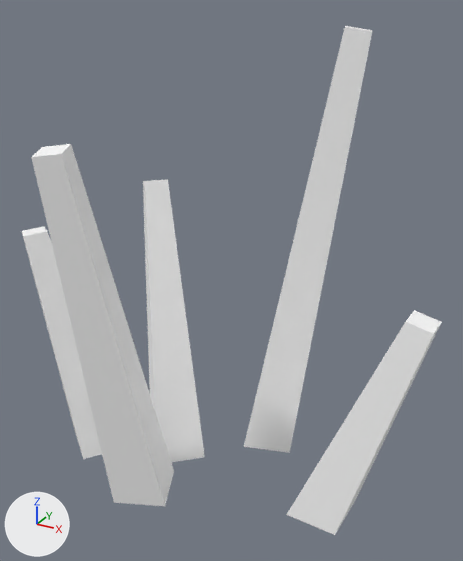
Renders of the glTF model assets/synty/simple_fantasy/models/SF_Env_RiverPlants_02.glb from each side of a commit.
Before and after are seen from a camera (50 mm lens) standing at (0.0156, -0.026, 0.0249) and looking at (0.0014, -0.0001, 0.012). The axes (+X, +Y, +Z) are drawn at lower left. The lights are the same throughout.

The scene before the commit, as lines of its bpy script (objects in view):
```python
mat_lambert1 = principled_material('lambert1')
mat_lambert1.base_color = (1.0, 1.0, 1.0)  # white #ffffff
mat_lambert1.roughness = 0.553
me_mesh = bpy.data.meshes.new('Mesh')
me_mesh.from_pydata(...)  # 40 vertices, 50 faces; spans x -0.0111..0.0117, y -0.0073..0.0059, z 0.0..0.0237
me_mesh.materials.append(mat_lambert1)  # white #ffffff
ob_sf_env_riverplants_02 = bpy.data.objects.new('SF_Env_RiverPlants_02', me_mesh)
ob_sf_env_riverplants_02.location = (0.0, 0.0, 0.0)
```
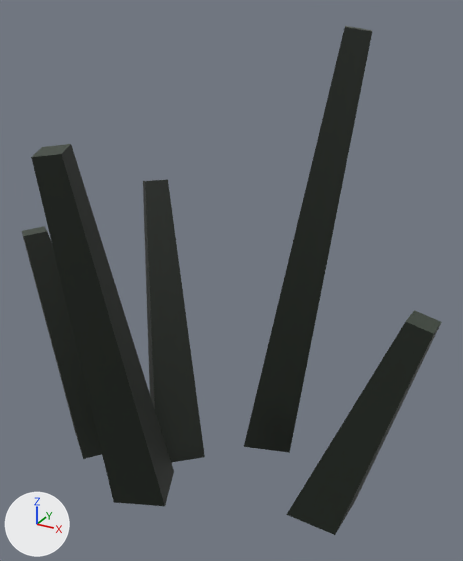
The change, as a diff of the scene's bpy script:
```diff
--- a/assets/synty/simple_fantasy/models/SF_Env_RiverPlants_02.glb.py
+++ b/assets/synty/simple_fantasy/models/SF_Env_RiverPlants_02.glb.py
@@ img_undead_footman_01 @@
+img_undead_footman_01 = load_image('Undead_Footman_01', '_unpacked/Undead_Footman_01', 512, 512, 'sRGB')
@@ mat_lambert1 @@
 mat_lambert1 = principled_material('lambert1')
-mat_lambert1.base_color = (1.0, 1.0, 1.0)  # white #ffffff
+mat_lambert1.texture = img_undead_footman_01
 mat_lambert1.roughness = 0.553
```

Where the change shows, as pixel boxes (x1, y1, x2, y2) in the pictures (463 x 561 px):
'SF_Env_RiverPlants_02', surface changed (grey to black)
    both: (22, 26, 442, 535)
